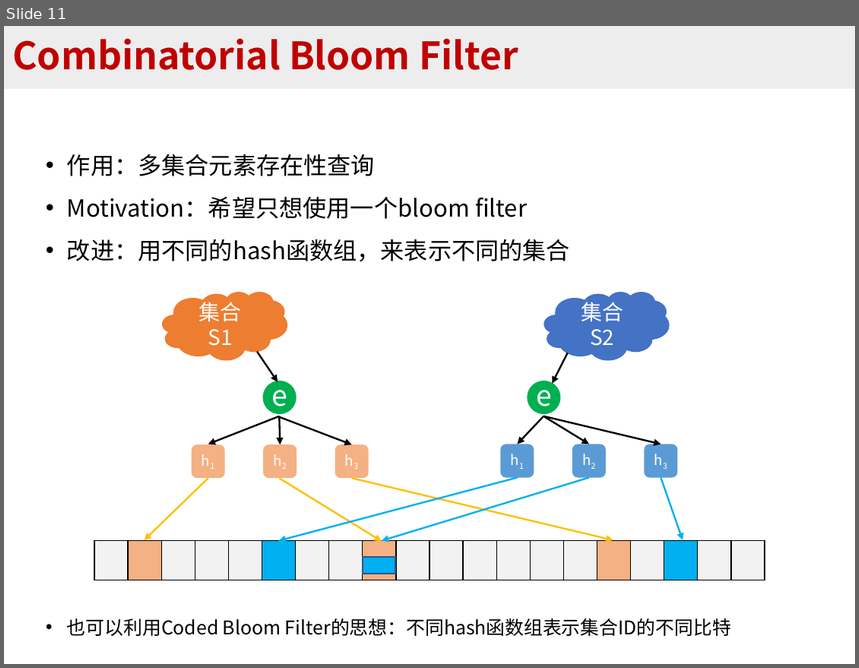
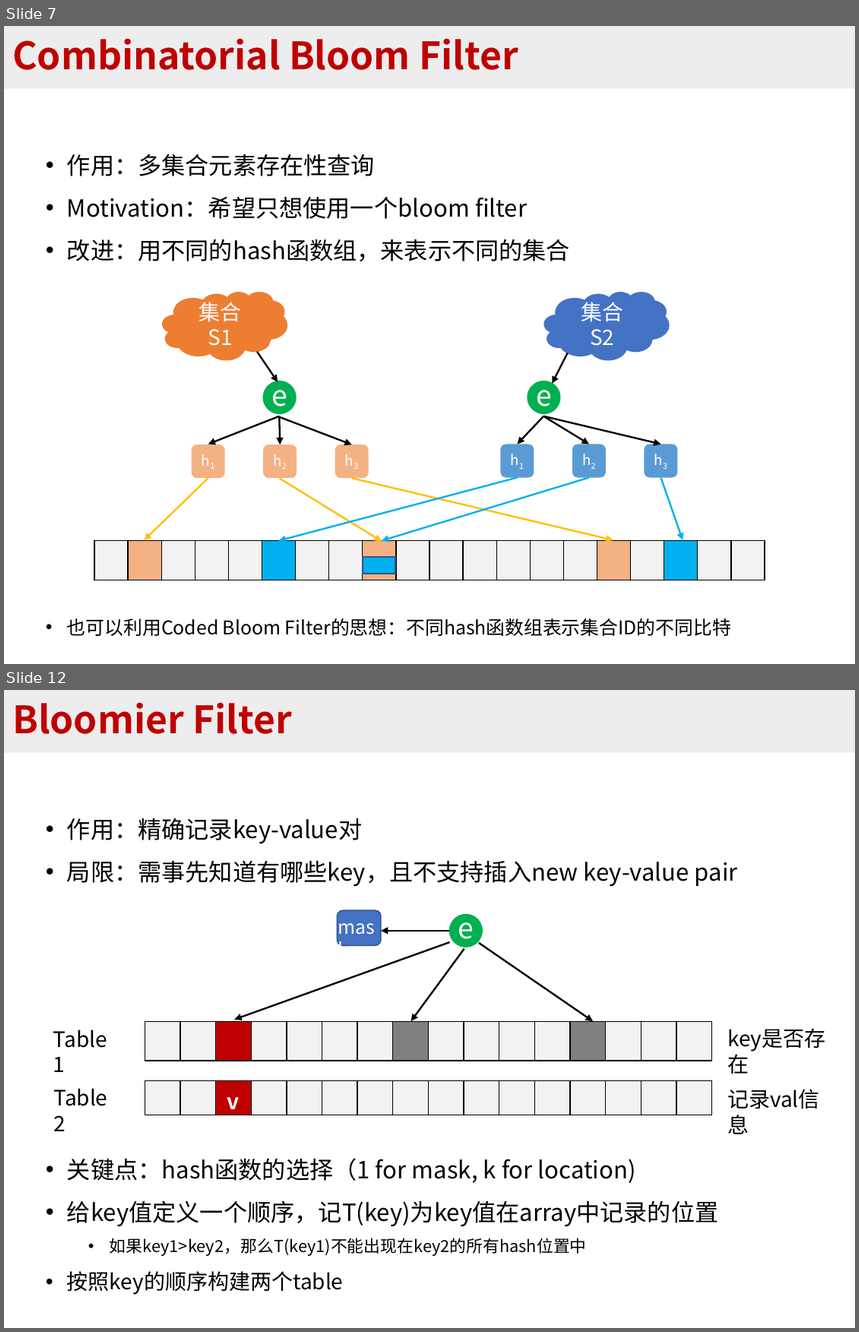
Before and after one commit to BlockLiu/Algorithms-for-Per-flow-Measurement, a slide deck: 常见sketch算法.pptx. Shown one above the other, each under a label of ours: slide 11 before the commit, slides 7 and 12 after it; the slides between them are not shown. The pictures are 859x668 and 859x1332 pixels, drawn with LibreOffice and Linux fonts; fonts in the diff are those of the drawing. Boxes give left, top, right and bottom in pixels: in the first picture for what was removed or moved away, otherwise in the second. Text is boxed around its words. In the diff, an @@ line names an element or a change of style, - is before the commit and + after.

```diff
--- a/常见sketch算法.pptx
+++ b/常见sketch算法.pptx
@@ slide 12 added at (4, 690, 855, 1328), background #FFFFFF @@
@@ title added at (4, 690, 855, 753), fill #EDEDED, 32 pt, text #C00000, bold @@
+Bloomier Filter
@@ text added at (67, 818, 738, 1295), 20 pt, text #000000 @@
+• 作用：精确记录key-value对
+• 局限：需事先知道有哪些key，且不支持插入new key-value pair
+• 关键点：hash函数的选择（1 for mask, k for location)
+• 给key值定义一个顺序，记T(key)为key值在array中记录的位置
+  • 如果key1>key2，那么T(key1)不能出现在key2的所有hash位置中
+• 按照key的顺序构建两个table
@@ text added at (330, 911, 389, 943), 16 pt, text #FFFFFF @@
+mask
@@ rounded rectangle added at (337, 910, 380, 945), fill #4472C4, outline #325491 1 pt @@
@@ ellipse added at (449, 914, 482, 947), fill #00B050 @@
@@ text added at (458, 910, 474, 947), 24 pt, text #FFFFFF @@
+e
@@ arrow added from (449, 931) to (381, 931), #000000 1 pt @@
@@ arrow added from (450, 943) to (235, 1019), #000000 1.5 pt @@
@@ arrow added from (465, 948) to (411, 1021), #000000 1.5 pt @@
@@ arrow added from (479, 943) to (593, 1021), #000000 1.5 pt @@
@@ text added at (53, 1030, 107, 1072), 18 pt, text #000000 @@
+Table 1
@@ table added at (145, 1021, 716, 1056), 1 rows, 16 columns @@
+ |  |  |  |  |  |  |  |  |  |  |  |  |  |  | 
@@ text added at (719, 1022, 854, 1056), 18 pt, text #000000 @@
+key是否存在
@@ text added at (54, 1088, 108, 1132), 18 pt, text #000000 @@
+Table 2
@@ table added at (145, 1081, 716, 1119), 1 rows, 16 columns @@
+ |  | v |  |  |  |  |  |  |  |  |  |  |  |  | 
@@ text added at (728, 1089, 820, 1110), 18 pt, text #000000 @@
+记录val信息
@@ what was slide 11 is now slide 7 @@
```
Also in this commit, not shown: 4 slides changed, 12 other slides added, 1 slide removed, 16 other files.
